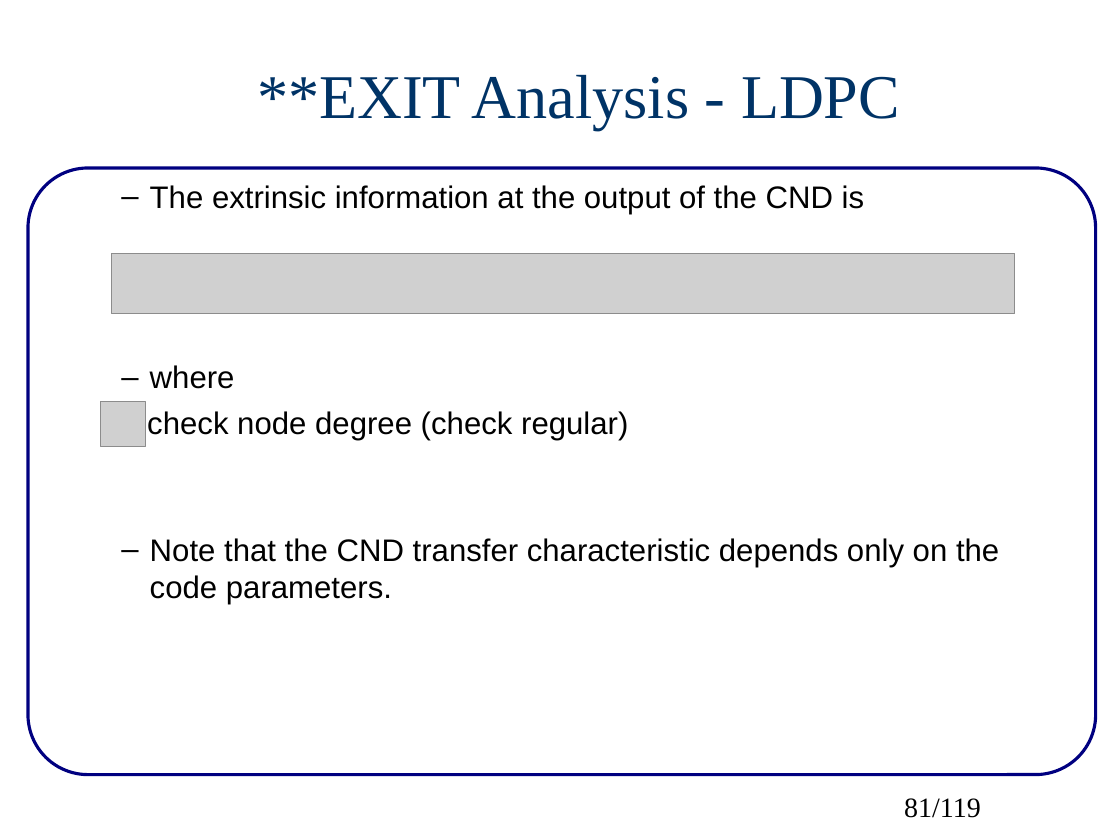
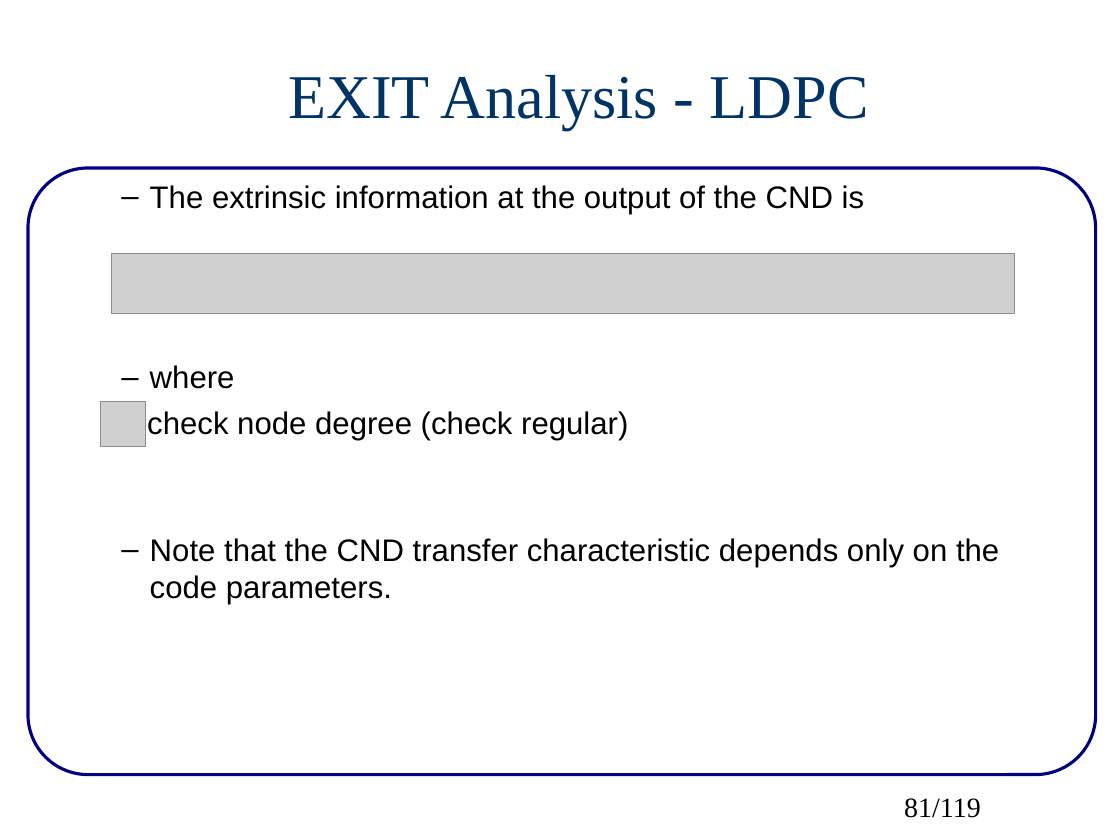
Before and after one commit to wvu-wcrl/CML, a slide deck: slide 81 of doc/src/CMLoverview.pptx. Drawn at 1120x840 pixels with LibreOffice and Linux fonts; fonts in the diff are those of the drawing; grey boxes stand for pictures. Boxes give left, top, right and bottom in pixels: in the first picture for what was removed or moved away, otherwise in the second. Text is boxed around its words. In the diff, an @@ line names an element or a change of style, - is before the commit and + after.

```diff
--- a/doc/src/CMLoverview.pptx
+++ b/doc/src/CMLoverview.pptx
@@ title at [288, 74, 869, 130]: text changed @@
-**EXIT Analysis - LDPC
+EXIT Analysis - LDPC
```
Also in this commit, not shown: 32 other slides changed, 4 other files.
